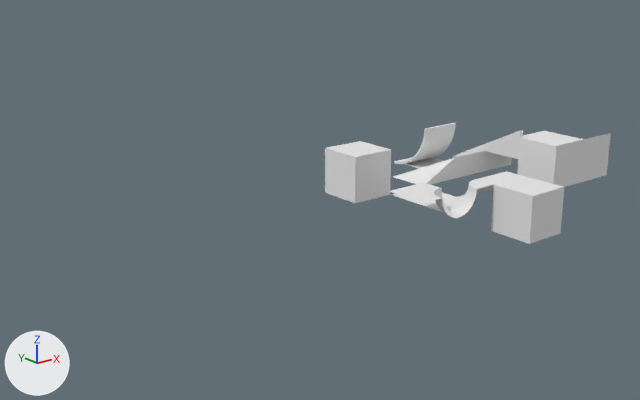
Before and after pictures for a commit that changed the Blender file blends/skatepark.blend.
Camera for both pictures: a camera (50 mm lens) standing at (-24.3, -23.8, 10.2) and looking at (-2.9, 3.0, -0.5). The lights are fixed; the arrows at lower left show +X, +Y and +Z.

Names of what the first picture shows: 'Cube.001', 'basin-innieL', 'basin-outieL', 'basin-rampL', 'basin-rampT', 'floor-rampT', 'floor-stairT', 'floorX', 'halfpipeT', 'platformX'.
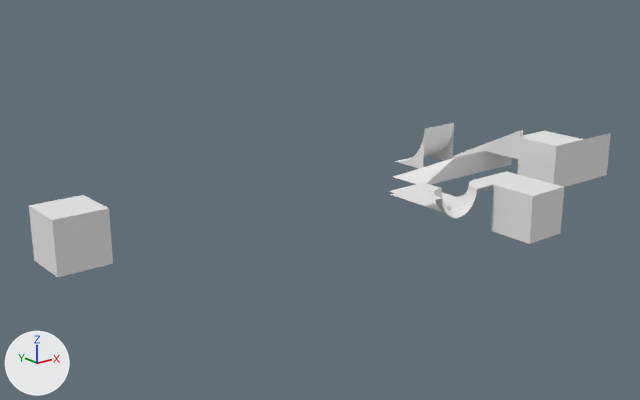
Changed parts and their boxes (x1, y1, x2, y2) in the pictures (640 x 400 px):
'Cube.001', moved: before (325, 141, 391, 203); after (29, 195, 113, 277)
'halfpipeT', reshaped: before (394, 123, 456, 169); after (395, 123, 454, 169)
part 1 of me_cube_016, cut back: before (394, 123, 456, 169); after (399, 128, 454, 169)

Patch to the scene script:
```diff
--- a/blends/skatepark.blend.py
+++ b/blends/skatepark.blend.py
@@ me_cube_016 @@
 # used by ob_halfpipet; location = (6.0, 6.0, 0.0)
-me_cube_016.from_pydata(...)  # 104 vertices, 99 faces; spans x -1.0..1.0, y -1.11..1.0, z -1.11..1.0
+me_cube_016.from_pydata(...)  # 53 vertices, 34 faces; spans x -1.0..1.0, y -1.0..1.0, z -1.0..1.0
+# me_cube_016 part 1
+# 51 vertices are removed from x -1.0..1.0, y -1.11..1.0, z -1.11..1.0
+# 75 faces are deleted
+# 10 new faces join them
 me_cube_016.materials.append(mat_vertex)
@@ ob_cube_001 @@
 ob_cube_001 = bpy.data.objects.new('Cube.001', me_cube_001)
-ob_cube_001.location = (0.0, 4.0, 0.0)
+ob_cube_001.location = (-13.0, 4.0, 0.0)
```
